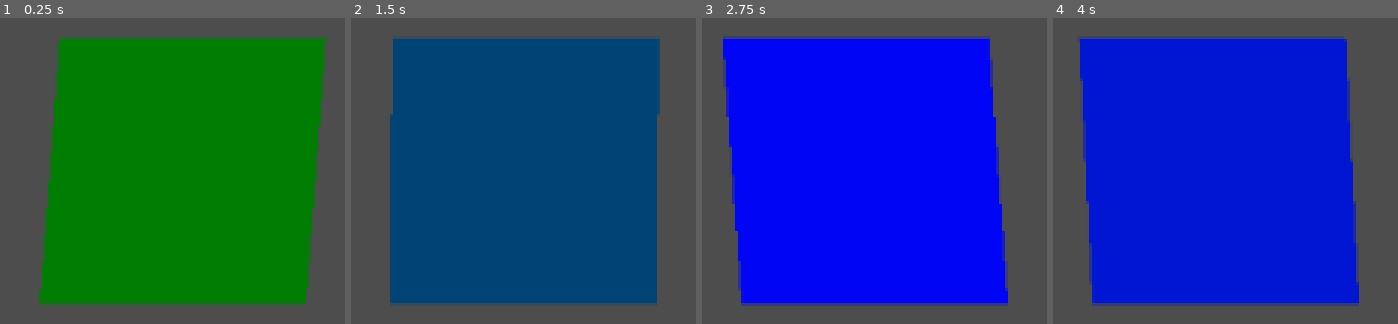
Above: before the commit, frames 1-4 (left to right).
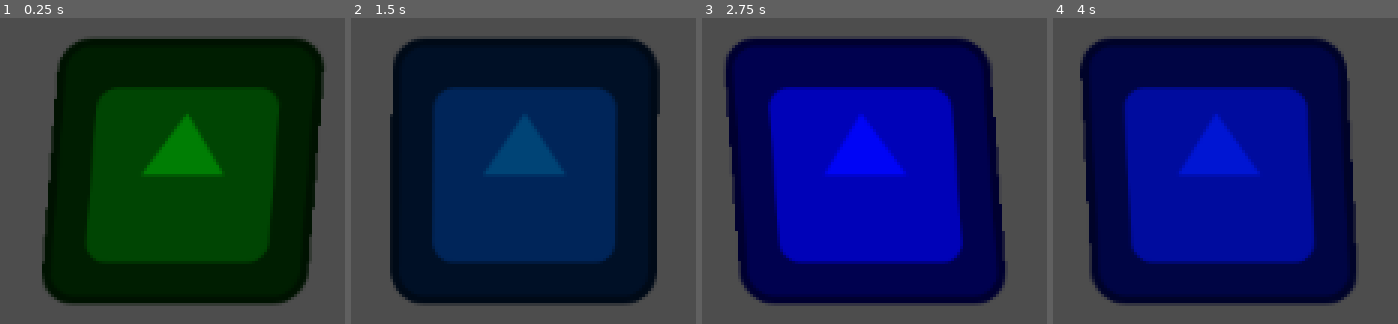
Above: after the commit, the same moments.

Repository: martonban/TinyTechnicalArtProjects
Game: Godot game, scene res://scenes/shaders_101.tscn
Same seed, same stepped clock (60 frames per second), same inputs: the game is played once before the commit and once after it. The project has no main scene, so this scene is started directly. The engine's default icon, where the game draws it, is replaced by a stand-in: a white triangle on a blue panel in a dark square.
Inputs:
- Up to frame 1 (0.25 s): no input
- Up to frame 2 (1.5 s): tap Enter at 0.5 s
- Up to frame 3 (2.75 s): no input
- Up to frame 4 (4 s): tap Space at 3.5 s

The runs differ from the first frame. In frame 1, 66% of the frame differs, in the area x 11-95%, y 5-95%; in frame 2, 65%; in frame 3, 66%, in the area x 6-89%, y 5-95%; in frame 4, 66%.

Commit message:
Texture sampling

Diff:
--- a/ShaderCourse(GameDevTV)/Shaders101/shaders/shaders_101.glsl.gdshader
+++ b/ShaderCourse(GameDevTV)/Shaders101/shaders/shaders_101.glsl.gdshader
@@ -11,14 +11,14 @@
 }
 
 void fragment() {
-	// The texture will disapear if we using start writing our own fragment shader
-	// becuse we kind of overide the default shader, for this reason we need to sample
-	// by ourselfes
-
 	// we can mix colors
 	vec4 color = vec4(0.0f, 0.0f, 1.0f, 1.0f);
 	vec4 color2 = vec4(0.0f, 0.5f, 0.0f, 1.0f);
 	vec4 output_color = mix(color, color2, ((cos(TIME) + 1.f) * 0.5f));
 
-	COLOR = output_color;
+	// The texture will disapear if we using the "COLOR" parameter
+	// becuse we kind of overide the default shader,
+	// for this reason we need to sample the texture by ourselfes
+	// with this: texture(TEXTURE, UV);
+	COLOR = texture(TEXTURE, UV) * output_color;
 }
